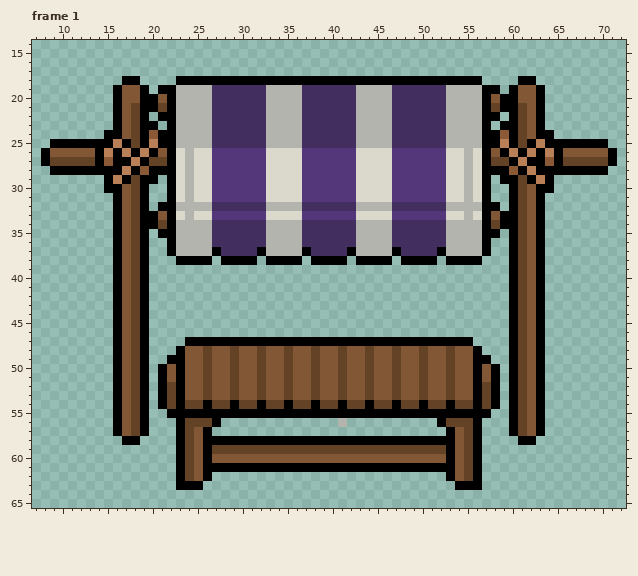
One commit to this pixel-art file: Assets_Aesprite/Sprites/room/store.aseprite. Above is the file before it was changed.
80x80 pixels, 6 frames. Shown: frame 1: x 7..72, y 14..65.
Once edited:
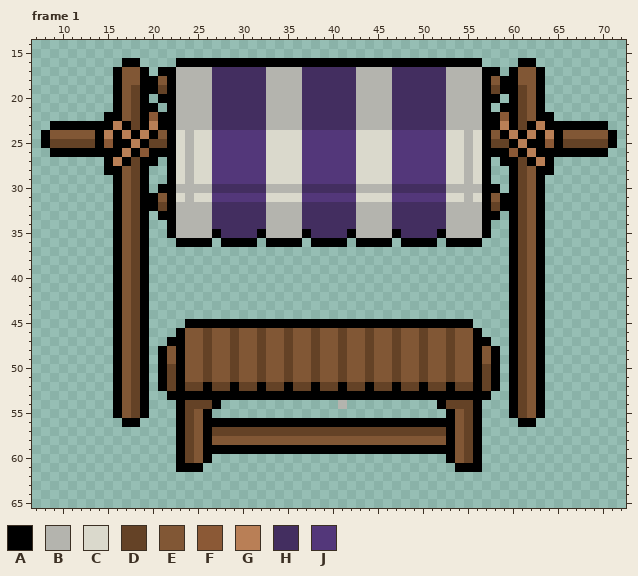
Palette (. is transparent): A #000000  B #b4b4ae  C #dad9cc  D #644226  E #815735  F #8b5936  G #b97f56  H #432e60  J #53377a
Diff:
Changed rows in their new state; - is an unchanged pixel.
Frame 1:
first column x 8:
16 ---------AA----AAAAAAAAAAAAAAAAAAAAAAAAAAAAAAAAAA----AA---------
17 --------AEEA-AABBBBHHHHHHBBBBHHHHHHBBBBHHHHHHBBBBAA-AEEA--------
18 --------AEEAAEABBBBHHHHHHBBBBHHHHHHBBBBHHHHHHBBBBAEAAEEA--------
19 ----------D-AD------------------------------------DA-D----------
20 ----------D-.A------------------------------------A.-D----------
21 -------------.------------------------------------.-------------
22 -------A----F--------------------------------------F----A-------
23 -AAAAAAAGA--GA------------------------------------AG--AGAAAAAAA-
24 AEEEEEAG-GAGAE-C-CCJJJJJJCCCCJJJJJJCCCCJJJJJJCC-C-EAGAG-GAEEEEEA
25 ADDDDD-FA-G-DD-C-CCJJJJJJCCCCJJJJJJCCCCJJJJJJCC-C-DD-G-AF-DDDDDA
26 .AAAAA-A---F-A------------------------------------A-F---A-AAAAA.
27 .......AG-D-A.------------------------------------.A-D-GA.......
28 -......--EDA..------------------------------------..ADE--......-
29 -------.AE--.--------------------------------------.--EA.-------
30 -------.-----A-B-BBHHHHHHBBBBHHHHHHBBBBHHHHHHBB-B-A-----.-------
31 ------------AE------------------------------------EA------------
32 ------------AD------------------------------------DA------------
33 ------------.A-B-BBHHHHHHBBBBHHHHHHBBBBHHHHHHBB-B-A.------------
34 ------------..------------------------------------..------------
35 -------------.-----A----A----A----A----A----A-----.-------------
36 --------------.AAAA.AAAA.AAAA.AAAA.AAAA.AAAA.AAAA.--------------
37 --------------....................................--------------
38 ---------------....-....-....-....-....-....-....---------------
first column x 16:
45 --------AAAAAAAAAAAAAAAAAAAAAAAAAAAAAAAA--------
46 -------AEEDEEDEEDEEDEEDEEDEEDEEDEEDEEDEEA-------
47 ------AAEEDEEDEEDEEDEEDEEDEEDEEDEEDEEDEEAA------
48 -----AE----------------------------------EA-----
49 -----AE----------------------------------EA-----
50 ------D----------------------------------D------
51 ------D----------------------------------D------
52 --------DDADDADDADDADDADDADDADDADDADDADD--------
53 -----.A-AAAAAAAAAAAAAAAAAAAAAAAAAAAAAAAA-A.-----
54 -----..---DA.............B..........AD---..-----
55 ------.-DE-..........................-ED-.------
56 .AA.-----EA-AAAAAAAAAAAAAAAAAAAAAAAA-AE-----.AA.
57 ....-------DDDDDDDDDDDDDDDDDDDDDDDDDD-------....
58 -..--------EEEEEEEEEEEEEEEEEEEEEEEEEE--------..-
59 -----------AAAAAAAAAAAAAAAAAAAAAAAAAA-----------
60 -----------..........................-----------
61 --------AA............................AA--------
62 -------....--------------------------....-------
63 -------...----------------------------...-------
